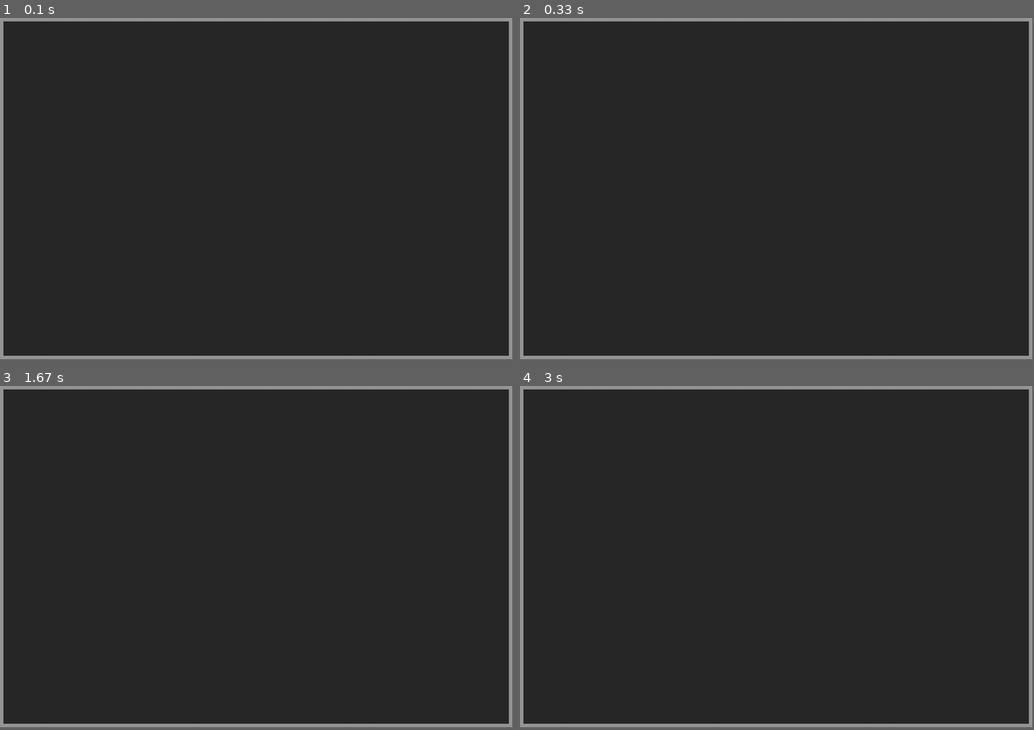
Above: before the commit, frames 1-4 (two rows, left to right).
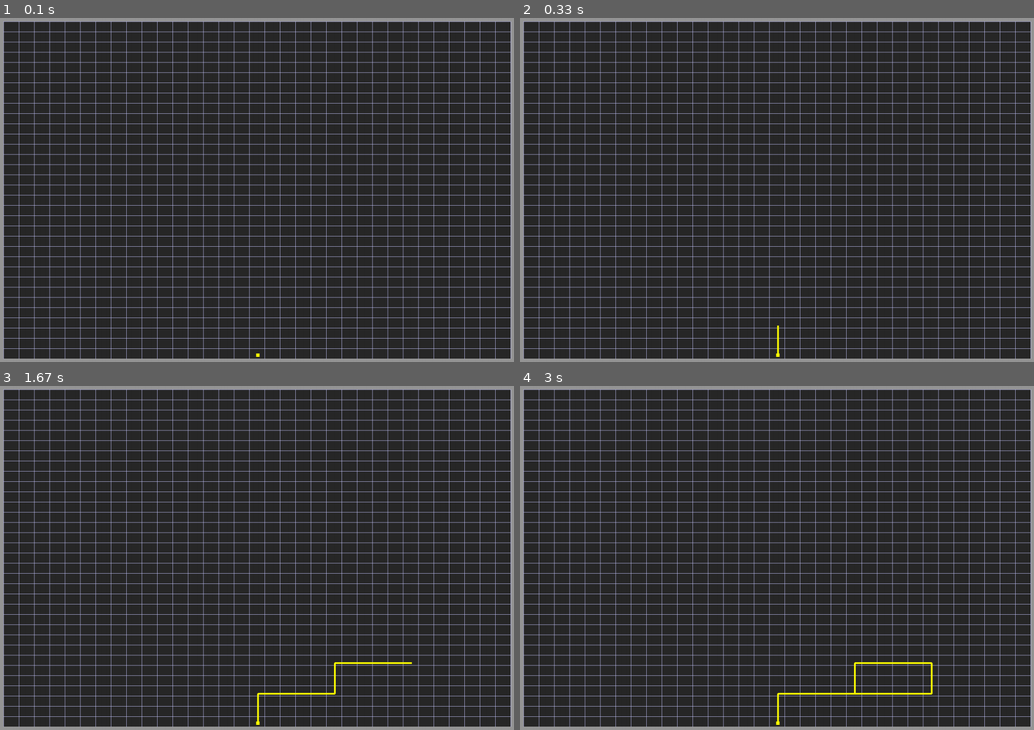
Above: after the commit, the same moments.

Repository: PaulQuiDev/Tronn
Game: pygame game, started from test_pygame.py
The game is run twice, just before and just after one commit, with the same random seed, the same clock (stepped at 60 frames per second) and the same inputs.
Inputs:
- Up to frame 1 (0.1 s): no input
- Up to frame 2 (0.33 s): no input
- Up to frame 3 (1.67 s): hold Right 0.33-0.8 s; hold Up 0.83-1.13 s; hold Right 1.17-1.63 s
- Up to frame 4 (3 s): hold Down 1.67-1.97 s; hold Left 2-2.4 s; hold Up 2.43-2.8 s
In our replay, the window is 897x598 before the commit and 900x603 after it. These sizes can differ from the game's own. Grey fills any space a smaller window leaves; there, only what the larger window draws over its background counts as a difference.

The runs differ from the first frame. In frame 1, 13% of the frame differs, in the area x 0-100%, y 0-100%; in frame 2, 13%; in frame 3, 13%; in frame 4, 14%.

Commit message:
functionnal version

Diff:
--- a/maingame.py
+++ b/maingame.py
@@ -1,8 +1,43 @@
-rows, cols = (32,32)
+
+#initialize board size
+rows, cols = (35,35)
 tab = [[0 for i in range(cols)] for j in range(rows)]
+
+#fix board boarders
 for i in range(cols):
-    for j in range(rows):
-        print(str(tab[i][j])+" ")
-    print()
+    tab[0][i]='_'
+    tab[(rows-1)][i]='_'
+for j in range(rows):
+    tab[j][0]='_'
+    tab[j][(cols-1)]='_'
 
-startPointJ1=(17,0)
+# initialize start point for each players
+startPointJ1=(17,1)
+startPointJ2=(1,17)
+startPointJ3=(17,rows-2)
+startPointJ4=(cols-2,17)
+
+#= = = = = = = = = = = = = = = = = = = = = = = = = = = = = = = = = = = = = = = = = = = = = = = = = = = = = = = = = =
+
+# function : print board in terminal
+def affichage(tab):
+    for i in range(cols):
+        for j in range(rows):
+            if tab[i][j]==0:
+                print(". ",end="")
+            else :
+                print(str(tab[i][j])+" ",end="")
+        print()
+
+# function: check if the case are available, add a mouve markdown
+def jouer(player,x,y,tab):
+    if tab[x][y]==0 :
+        tab[x][y]=player
+        return True
+    else:
+        return False
+
+#= = = = = = = = = = = = = = = = = = = = = = = = = = = = = = = = = = = = = = = = = = = = = = = = = = = = = = = = = =
+
+# print tab in terminal
+affichage(tab)
--- a/test_pygame.py
+++ b/test_pygame.py
@@ -1,48 +1,183 @@
 
 import pygame
 from pygame.locals import *
+import sys
+import maingame
 
-# initializing imported module
+# initializing imported module, clock and colors
 pygame.init()
-
-# displaying a window of height
-# 500 and width 400
-surface = pygame.display.set_mode((1500, 1000))
-
-# Initializing RGB Color
+clock = pygame.time.Clock()
+color =(0,0,0)
+start=(0,0)
 bkg = (150,150,150)
 mainc=(40, 40, 40)
+line=(200,200,255)
 
+# displaying a window and background
+surface = pygame.display.set_mode((1505, 1010))
 surface.fill(bkg)
 
+#= = = = = = = = = = = = = = = = = = = = = = = = = = = = = = = = = = = = = = = = = = = = = = = = = = = = = = = = = =
 
-# Drawing Rectangle
-pygame.draw.rect(surface, mainc,pygame.Rect(10, 10, 1480, 980))
+# function : initialize start players position
+def debut(player):
 
-'''fond=pygame.image.load("./image/background.jpg").convert()
-fond=pygame.transform.scale(fond,(1480,980))
-surface.blit(fond,(10,10))'''
+    if player==1:
+        color=(255,0,0)
+        start = (int(1485*maingame.startPointJ1[0]/33)-5,int(990*maingame.startPointJ1[1]/33))
+        startF= (start[0]-5,start[1]-5)
+
+    if player == 2 :
+        color =(0,255,0)
+        start= (int(1485*maingame.startPointJ2[0]/33),int(990*maingame.startPointJ2[1]/33)+5)
+        startF= (start[0]-5,start[1]-5)
+
+    if player == 3:
+        color =(255,255,0)
+        start = (int(1485*maingame.startPointJ3[0]/33)-5,int(990*maingame.startPointJ3[1]/33)+5)
+        startF= (start[0]-5,start[1]-2)
+        print("initial")
+
+    if player ==4:
+        color=(0,0,255)
+        start= (int(1485*maingame.startPointJ4[0]/33),int(990*maingame.startPointJ4[1]/33)+5)
+        startF= (start[0]-5,start[1]-5)
+
+    pygame.draw.rect(surface,color,pygame.Rect((start[0]-10,start[1]-10),(10,10)))
+    pygame.display.flip()
+
+    return startF, color
 
 
-# Changing surface color
-pygame.display.flip()
+#function : mouve one player in a specified direction
+def avancer(player,x,y,direction,color):
+    #define numer of pixels for an horizontal (x) or vertical (y) mouve
+    xunit = 45
+    yunit=30
+    if direction =="+x":
+        newx= x+xunit
+        newy = y
+        maingame.affichage(maingame.tab)
+    if direction =="-x":
+        newx=x-xunit
+        newy = y
+        maingame.affichage(maingame.tab)
+    if direction =="+y":
+        newx = x
+        newy= y+yunit
+        maingame.affichage(maingame.tab)
+    if direction =="-y":
+        newx=x
+        newy=y-yunit
+        maingame.affichage(maingame.tab)
 
-# creating a bool value which checks
-# if game is running
-running = True
+    #bloc the line in the window
+    if newx>1495:
+        newx=1495
+    elif newx<10 :
+        newx =10
+    if newy >1000:
+        newy=1000
+    elif newy<10:
+        newy=10
 
-# keep game running till running is true
-while running:
+    #draw mouve
+    pygame.draw.line(surface,color,(x,y),(newx,newy),width=5)
+    pygame.display.flip()
+    return newx,newy # return new current position
 
-    # Check for event if user has pushed
-    # any event in queue
+#function: define new direction acording to the current direction
+def changementDir (old,newdir):
+    new="+y"
+    if old=="+y":
+        if newdir =='D':
+            new ="+x"
+        elif newdir=='G':
+            new="-x"
+    elif old=="-y":
+        if newdir =='D':
+            new ="+x"
+        elif newdir=='G':
+            new="-x"
+    elif old=="+x":
+        if newdir =='H':
+            new ="-y"
+        elif newdir=='B':
+            new="+y"
+    elif old=="-x":
+        if newdir =='H':
+            new ="-y"
+        elif newdir=='B':
+            new="+y"
+
+    return new
+
+#function : convert a pixel position in an integer index
+def Xconvert_px_to_index(xpx):
+    if player==3:
+        x=int(xpx*33/1485)
+    else:
+        x=int(xpx*33/1485)+1
+    return x
+def Yconvert_px_to_index(ypx):
+    if player==3:
+        y=int(ypx*33/990)
+    else:
+        y=int(ypx*33/990)+1
+    return y
+
+#= = = = = = = = = = = = = = = = = = = = = = = = = = = = = = = = = = = = = = = = = = = = = = = = = = = = = = = = = =
+
+# Drawing background grid
+pygame.draw.rect(surface, mainc,pygame.Rect(10, 10, 1485, 990))
+for i in range(10,1485,45):
+    pygame.draw.line(surface,line,(i,10),(i,1000))
+pygame.draw.line(surface,line,(1495,10),(1495,1000))
+
+for i in range(10,991,30):
+    pygame.draw.line(surface,line,(10,i),(1495,i))
+pygame.draw.line(surface,line,(10,1495),(1000,1495))
+
+pygame.display.flip() #refresh rendering
+
+
+# creat setup variable and initialize game
+player=3
+start,color = debut(player)
+x,y=start
+globalDirection = "-y"
+
+#= = = = = = = = = = = = = = = = = = = = = = = = = = = = = = = = = = = = = = = = = = = = = = = = = = = = = = = = = =
+
+# Game Loop
+while True:
+
+    clock.tick(10) #manage fps rate
+
+    # Check for event if user has pushed any event
     for event in pygame.event.get():
 
-        # if event is of type quit then
-        # set running bool to false
+        # quit event
         if event.type == pygame.QUIT:
+            pygame.quit()
+            sys.exit()
 
-            if event.key == K_RIGHT:
-                print("droite")
-            if event.key == K_LEFT:
-                print("gauche")
+        #user key press event
+        if event.type == pygame.KEYDOWN:
+            #manage vertical mouve
+            if globalDirection=="+y" or globalDirection=="-y":
+                if event.key == K_RIGHT:
+                    globalDirection=changementDir(globalDirection,"D")
+                if event.key == K_LEFT:
+                    globalDirection=changementDir(globalDirection,"G")
+
+            #manage horizontal mouve
+            elif globalDirection=="+x" or globalDirection=="-x":
+                if event.key == K_UP:
+                    globalDirection=changementDir(globalDirection,"H")
+                if event.key == K_DOWN:
+                    globalDirection=changementDir(globalDirection,"B")
+
+    # look the save matrix (maingame.tab), if case are free, move forward
+    if maingame.jouer(player,Yconvert_px_to_index(y),Xconvert_px_to_index(x), maingame.tab):
+        x,y=avancer(player,x,y,globalDirection,color)
